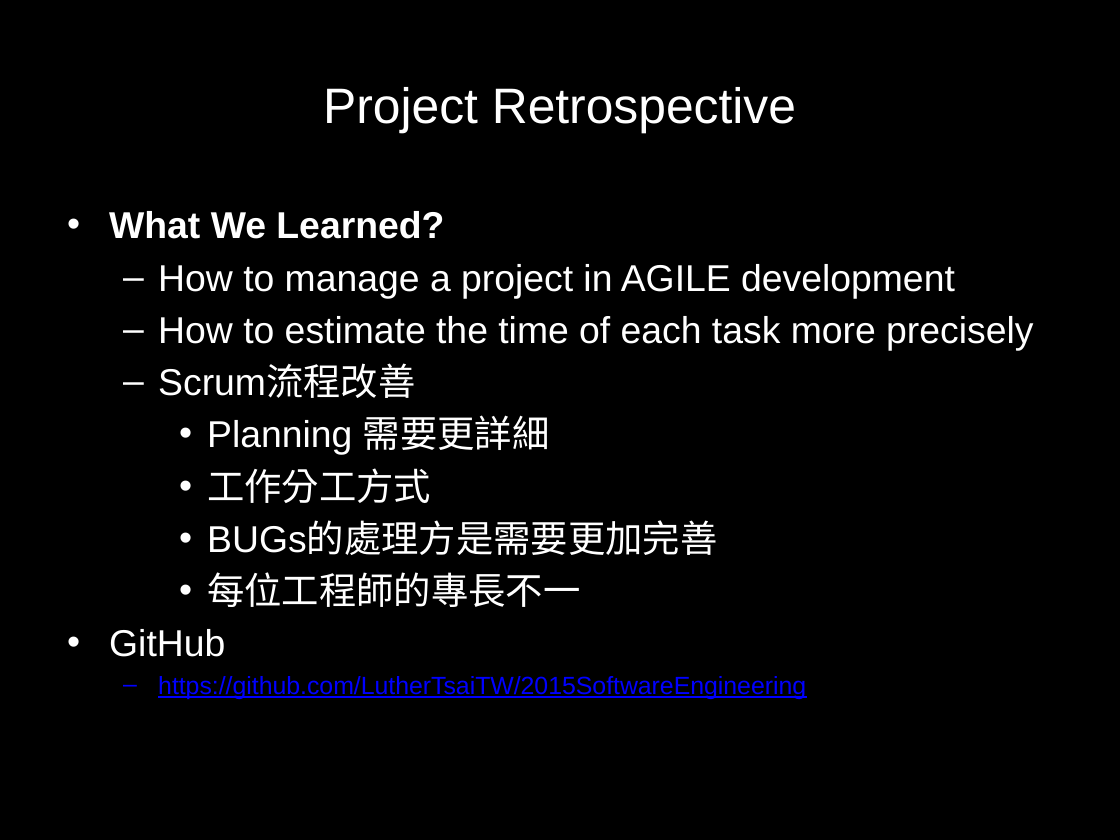
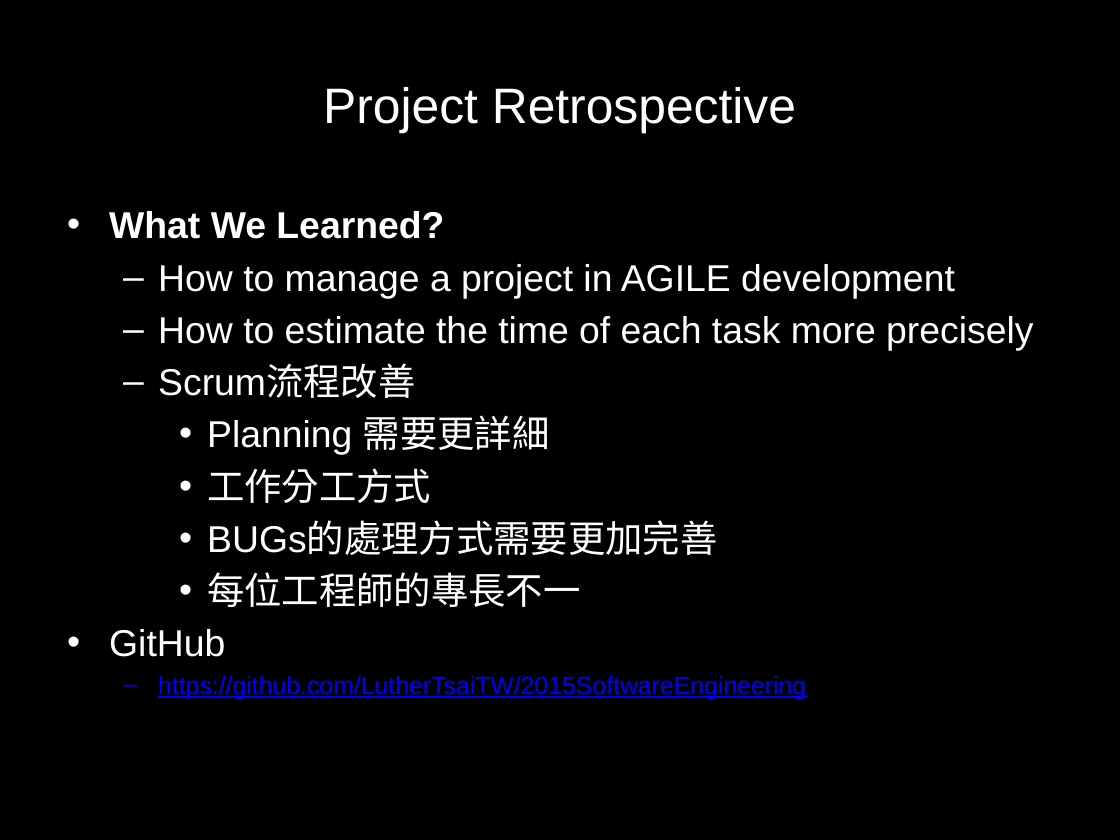
Before and after one commit to LutherTsaiTW/2015SoftwareEngineering, a slide deck: slide 8 of Phase03_Doc/Presentation/Final Presentations.pptx. Drawn at 1120x840 pixels with LibreOffice and Linux fonts; fonts in the diff are those of the drawing. Boxes give left, top, right and bottom in pixels: in the first picture for what was removed or moved away, otherwise in the second. Text is boxed around its words. In the diff, an @@ line names an element or a change of style, - is before the commit and + after.

```diff
--- a/Phase03_Doc/Presentation/Final Presentations.pptx
+++ b/Phase03_Doc/Presentation/Final Presentations.pptx
@@ text at (x1=207, y1=523, x2=717, y2=555): text changed @@
-    • BUGs的處理方是需要更加完善
+    • BUGs的處理方式需要更加完善
```
Also in this commit, not shown: 6 other slides changed, 5 other files.
